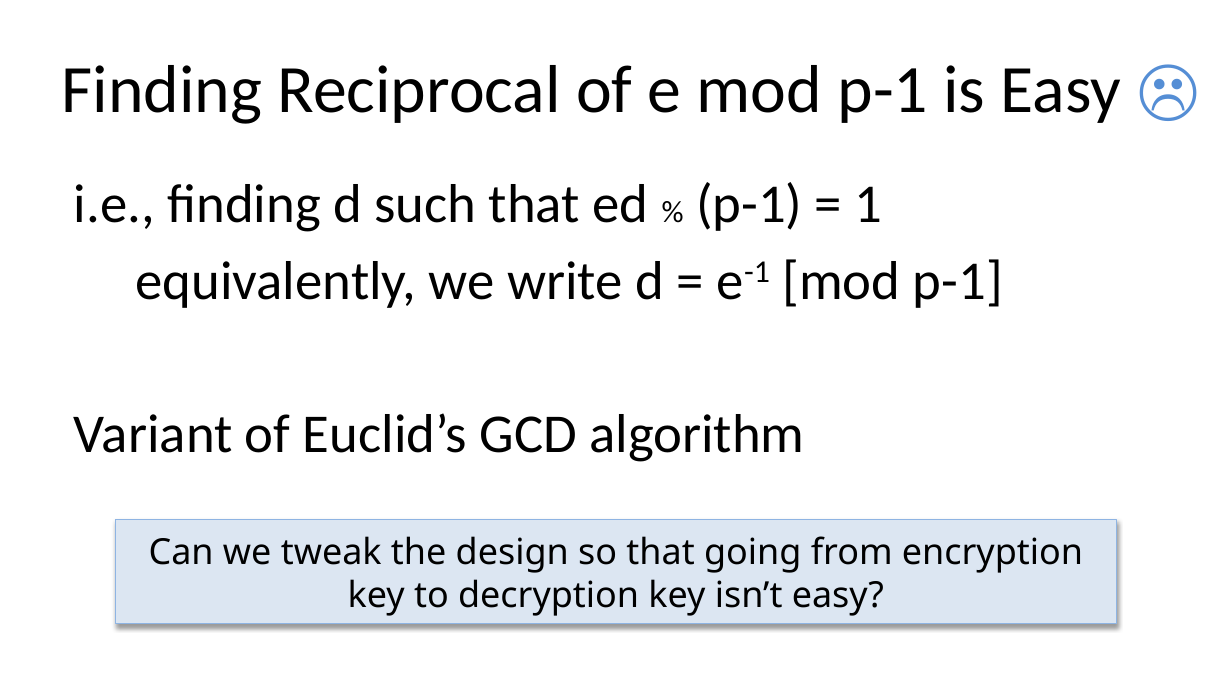
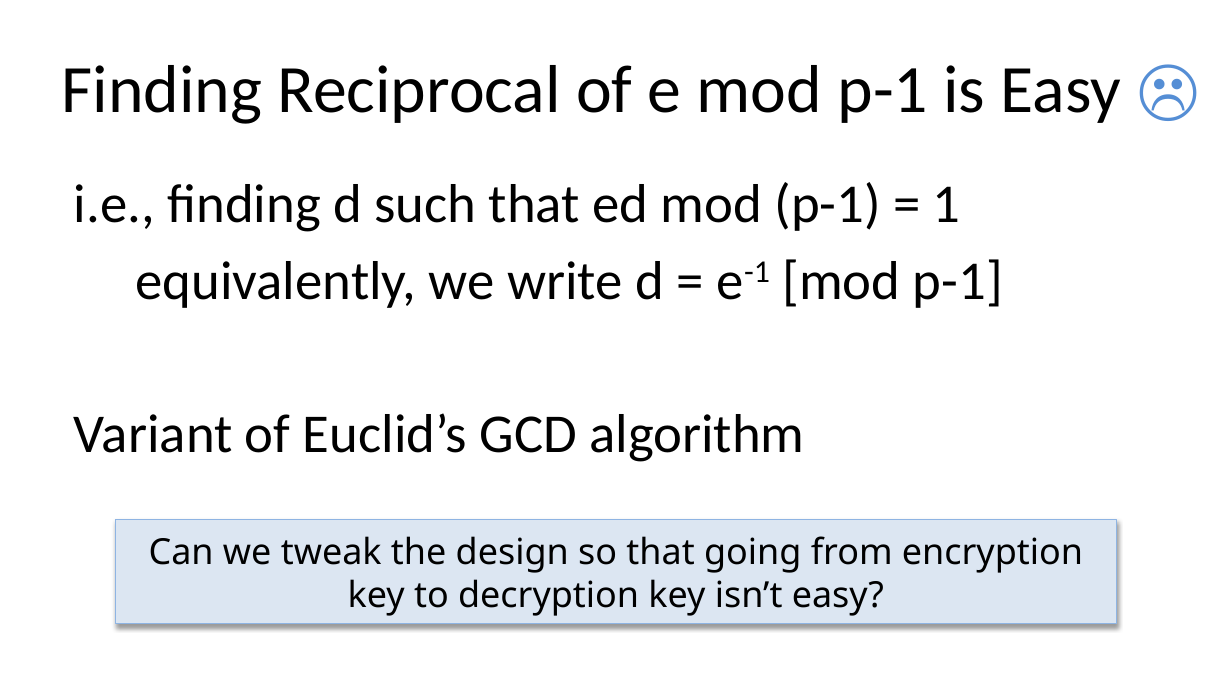
Before and after one commit to noise-lab/security-course, a slide deck: slide 23 of fall2016/lectures/6-PublicKey.pptx (slide 20 before the commit). Drawn at 1232x693 pixels with LibreOffice and Linux fonts; fonts in the diff are those of the drawing. Boxes give left, top, right and bottom in pixels: in the first picture for what was removed or moved away, otherwise in the second. Text is boxed around its words. In the diff, an @@ line names an element or a change of style, - is before the commit and + after.

```diff
--- a/fall2016/lectures/6-PublicKey.pptx
+++ b/fall2016/lectures/6-PublicKey.pptx
@@ text at [74, 182, 961, 232]: text changed @@
-i.e., finding d such that ed % (p-1) = 1
+i.e., finding d such that ed mod (p-1) = 1
```
Also in this commit, not shown: 31 other slides changed, 5 slides added, 4 slides removed, 1 other file.
